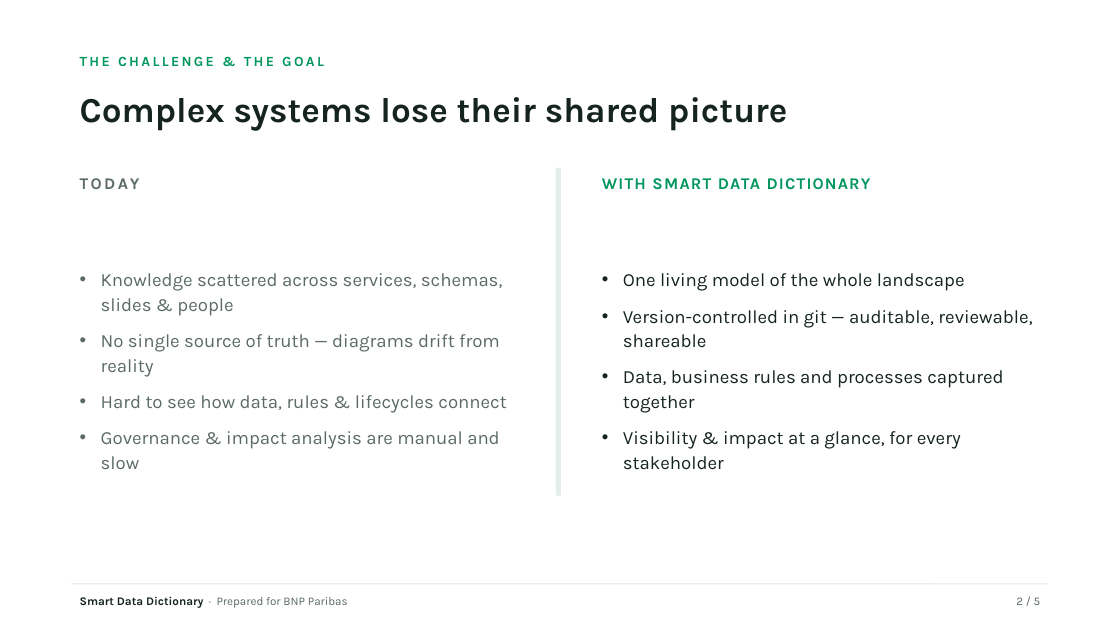
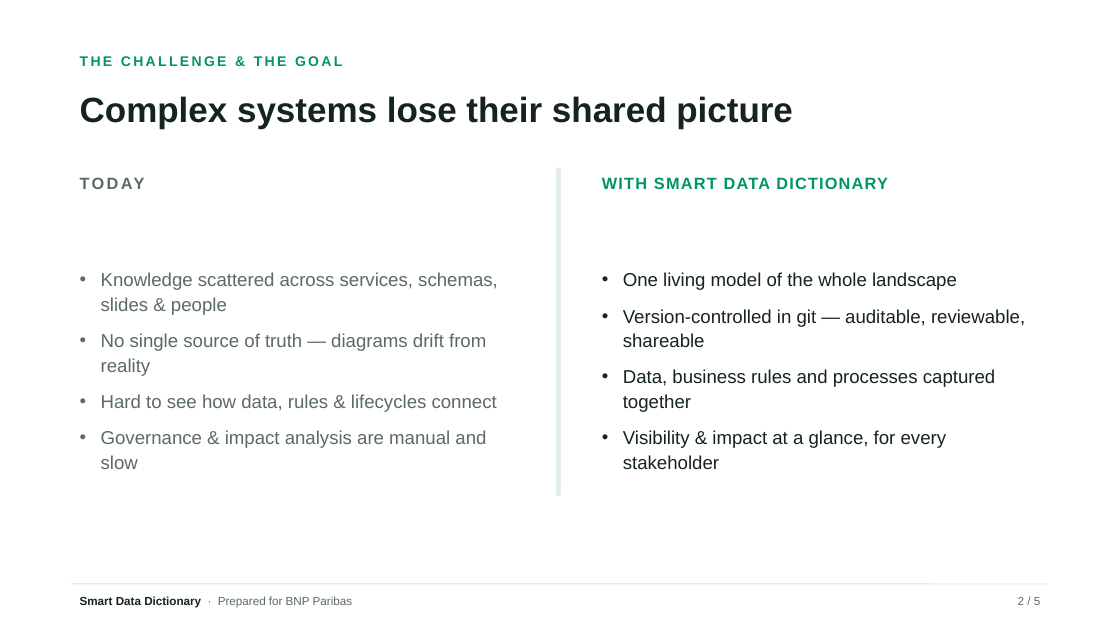
Before and after one commit to amah/smart-data-dico, a slide deck: slide 2 of docs/presentation/smart-data-dico-bnp.pptx. Drawn at 1120x630 pixels with LibreOffice and Linux fonts; fonts in the diff are those of the drawing. Boxes give left, top, right and bottom in pixels: in the first picture for what was removed or moved away, otherwise in the second. Text is boxed around its words. In the diff, an @@ line names an element or a change of style, - is before the commit and + after.

```diff
--- a/docs/presentation/smart-data-dico-bnp.pptx
+++ b/docs/presentation/smart-data-dico-bnp.pptx
@@ font Karla to Arial in 8 elements at (80, 56, 342, 66), (80, 96, 793, 129), (71, 168, 527, 197), (602, 177, 888, 189), (101, 272, 498, 469), (623, 272, 1025, 469), (80, 596, 352, 608), (1018, 597, 1040, 605) @@
```
Also in this commit, not shown: 4 other slides changed, 1 other file.
